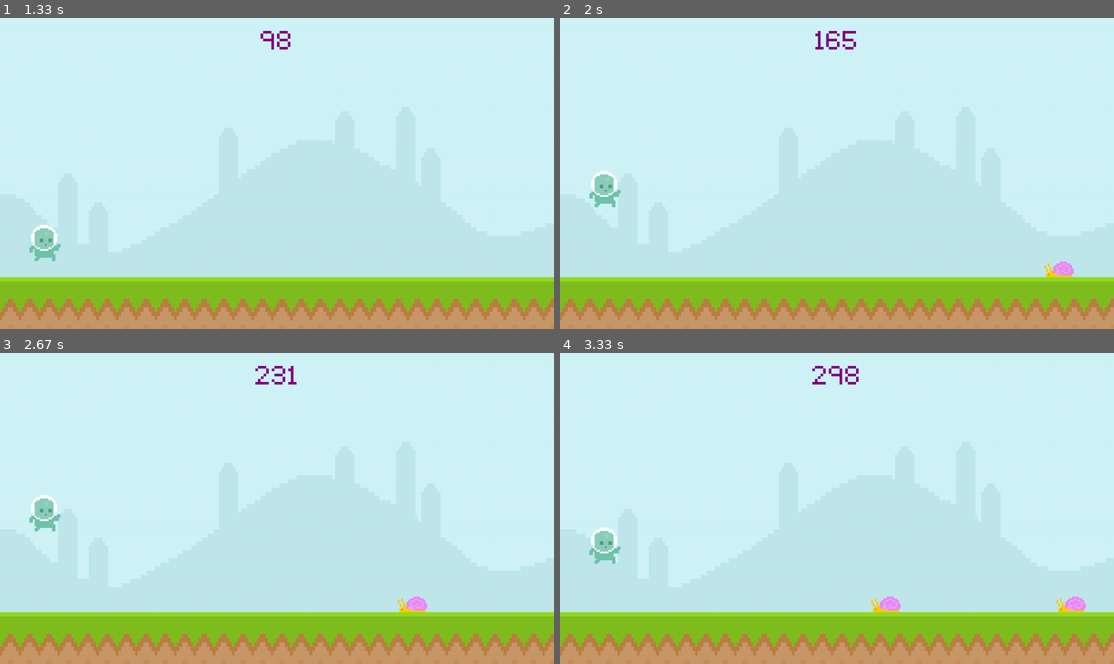
Above: before the commit, frames 1-4 (two rows, left to right).
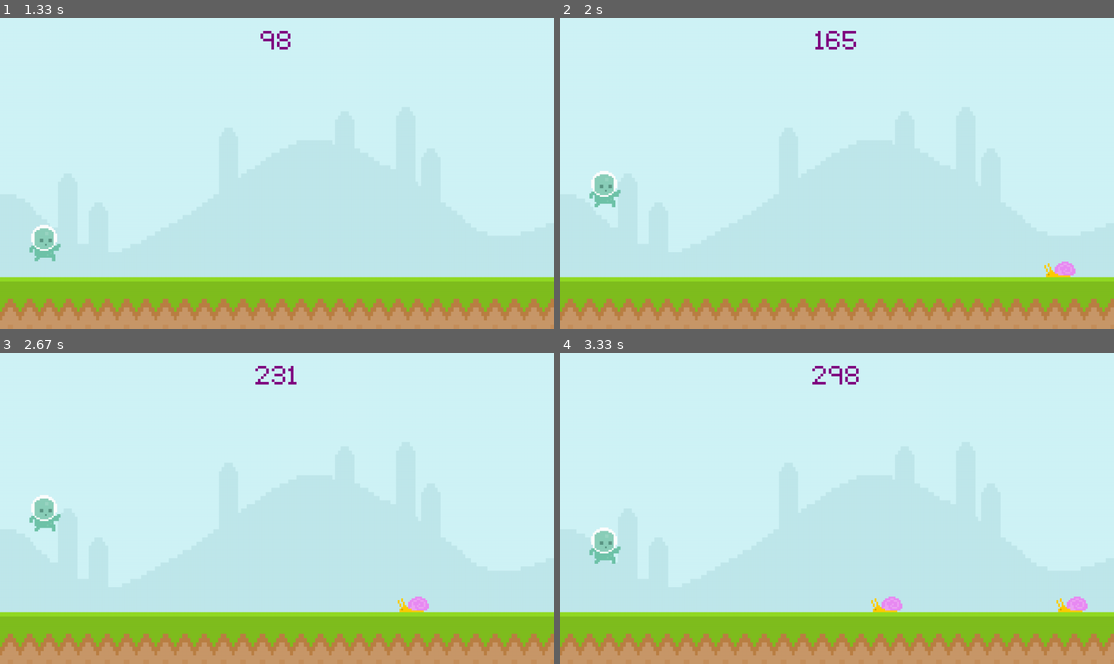
Above: after the commit, the same moments.

Repository: Zyphaex/pygame
Game: pygame game, started from main.py
Two runs of this game, one before a commit and one after it. Both use one fixed random seed, a clock stepped at 60 frames per second and the inputs below.
Inputs (mouse positions are in pixels of both pictures, inside the frame that each line leads up to):
- Up to frame 1 (1.33 s): tap Space at 0.33 s; click (277, 195) at 0.72 s
- Up to frame 2 (2 s): click (1041, 282) at 1.55 s
- Up to frame 3 (2.67 s): click (249, 589) at 2.38 s
- Up to frame 4 (3.33 s): click (759, 443) at 3.22 s

Frame 1 is identical in both runs. In frame 2, less than 0.1% of the frame differs, in the area x 88-94%, y 78-84%; in frame 3, less than 0.1%; in frame 4, 0.1%, in the area x 57-96%, y 78-84%.

Commit message:
Add obstacle animations

Diff:
--- a/main.py
+++ b/main.py
@@ -2,7 +2,7 @@
 from sys import exit
 from random import randint
 
-from utilities.constants import SCREEN_WIDTH, SCREEN_HEIGHT, FPS, PURPLE, GROUND_HEIGHT, FONT_PATH, SKY_PATH, GROUND_PATH, PLAYER_WALK_1_PATH, PLAYER_WALK_2_PATH, PLAYER_JUMP_PATH, SNAIL_PATH, FLY_PATH, PLAYER_STAND_PATH
+from utilities.constants import SCREEN_WIDTH, SCREEN_HEIGHT, FPS, PURPLE, GROUND_HEIGHT, FONT_PATH, SKY_PATH, GROUND_PATH, PLAYER_WALK_1_PATH, PLAYER_WALK_2_PATH, PLAYER_JUMP_PATH, SNAIL_FRAME_1_PATH, SNAIL_FRAME_2_PATH, FLY_FRAME_1_PATH, FLY_FRAME_2_PATH, PLAYER_STAND_PATH
 
 pygame.init()
 pygame.display.set_caption('Blob Climbers')
@@ -43,12 +43,29 @@
         player_surf = player_walk[int(player_index)]
 
 # Obstacles
-snail_surf = pygame.image.load(SNAIL_PATH).convert_alpha()
-fly_surf = pygame.image.load(FLY_PATH).convert_alpha()
+snail_index = 0
+snail_frame_1 = pygame.image.load(SNAIL_FRAME_1_PATH).convert_alpha()
+snail_frame_2 = pygame.image.load(SNAIL_FRAME_2_PATH).convert_alpha()
+snail_frames = [snail_frame_1, snail_frame_2]
+snail_surf = snail_frames[snail_index]
+
+fly_index = 0
+fly_frame_1 = pygame.image.load(FLY_FRAME_1_PATH).convert_alpha()
+fly_frame_2 = pygame.image.load(FLY_FRAME_2_PATH).convert_alpha()
+fly_frames = [fly_frame_1, fly_frame_2]
+fly_surf = fly_frames[fly_index]
 
 obstacle_rect_list = []
+
+# Timer
 obstacle_timer = pygame.USEREVENT + 1
 pygame.time.set_timer(obstacle_timer, 1500)
+
+snail_animation_timer = pygame.USEREVENT + 2
+pygame.time.set_timer(snail_animation_timer, 500)
+
+fly_animation_timer = pygame.USEREVENT + 3
+pygame.time.set_timer(fly_animation_timer, 200)
 
 def obstacle_move(obstacle_list):
     if obstacle_list:
@@ -56,9 +73,9 @@
             obstacle_rect.x -= 5
 
             if obstacle_rect.bottom == GROUND_HEIGHT:
-                screen.blit(snail_surf, obstacle_rect)
+                screen.blit(snail_frames[snail_index], obstacle_rect)
             else:
-                screen.blit(fly_surf, obstacle_rect)
+                screen.blit(fly_frames[fly_index], obstacle_rect)
 
         obstacle_list = [obstacle for obstacle in obstacle_list if obstacle.x > -100]
         return obstacle_list
@@ -98,22 +115,39 @@
         if event.type == pygame.QUIT:
             pygame.quit()
             exit()
+
         if game_active:
             if event.type == pygame.MOUSEBUTTONDOWN and player_rect.bottom >= GROUND_HEIGHT:
                 player_gravity = -20
             if event.type == pygame.KEYDOWN:
                 if event.key == pygame.K_SPACE and player_rect.bottom >= GROUND_HEIGHT:
                     player_gravity = -20
+
         else:
             if event.type == pygame.KEYDOWN and event.key == pygame.K_SPACE:
                 game_active = True
                 start_time = int(pygame.time.get_ticks() / 10)
 
-        if event.type == obstacle_timer and game_active:
-            if randint(0, 2):
-                obstacle_rect_list.append(snail_surf.get_rect(midbottom=(randint(SCREEN_WIDTH, SCREEN_WIDTH + 200), GROUND_HEIGHT)))
-            else:
-                obstacle_rect_list.append(fly_surf.get_rect(midbottom=(randint(SCREEN_WIDTH, SCREEN_WIDTH + 200), GROUND_HEIGHT - 90)))
+        if game_active:
+            if event.type == obstacle_timer:
+                if randint(0, 2):
+                    obstacle_rect_list.append(snail_surf.get_rect(midbottom=(randint(SCREEN_WIDTH, SCREEN_WIDTH + 200), GROUND_HEIGHT)))
+                else:
+                    obstacle_rect_list.append(fly_surf.get_rect(midbottom=(randint(SCREEN_WIDTH, SCREEN_WIDTH + 200), GROUND_HEIGHT - 90)))
+
+            if event.type == snail_animation_timer:
+                if snail_index == 0:
+                    snail_index = 1
+                else:
+                    snail_index == 0
+                snail_surf = snail_frames[snail_index]
+
+            if event.type == fly_animation_timer:
+                if fly_index == 0:
+                    fly_index = 1
+                else:
+                    fly_index = 0
+                fly_surf = fly_frames[fly_index]
 
     if game_active:
         screen.blit(sky_surf, (0, 0))
@@ -143,7 +177,7 @@
         screen.blit(game_name, game_name_rect)
         screen.blit(player_stand, player_stand_rect)
         score_message = font.render(f'Hiscore: {hiscore}', False, PURPLE)
-        score_message_rect = score_message.get_rect(center = (SCREEN_WIDTH / 2, 540))
+        score_message_rect = score_message.get_rect(center = (SCREEN_WIDTH // 2, 540))
         obstacle_rect_list.clear()
         player_rect.midbottom = (100, GROUND_HEIGHT)
         player_gravity = 0
--- a/utilities/constants.py
+++ b/utilities/constants.py
@@ -19,9 +19,10 @@
 PLAYER_WALK_1_PATH = 'assets/graphics/player/player_walk_1.png'
 PLAYER_WALK_2_PATH = 'assets/graphics/player/player_walk_2.png'
 PLAYER_JUMP_PATH = 'assets/graphics/player/player_jump.png'
-
 # Obstacles
-SNAIL_PATH = 'assets/graphics/snail/snail_1.png'
-FLY_PATH = 'assets/graphics/fly/fly_1.png'
+SNAIL_FRAME_1_PATH = 'assets/graphics/snail/snail_1.png'
+SNAIL_FRAME_2_PATH = 'assets/graphics/snail/snail_2.png'
+FLY_FRAME_1_PATH = 'assets/graphics/fly/fly_1.png'
+FLY_FRAME_2_PATH = 'assets/graphics/fly/fly_2.png'
 # Main Menu
 PLAYER_STAND_PATH = 'assets/graphics/player/player_stand.png'
